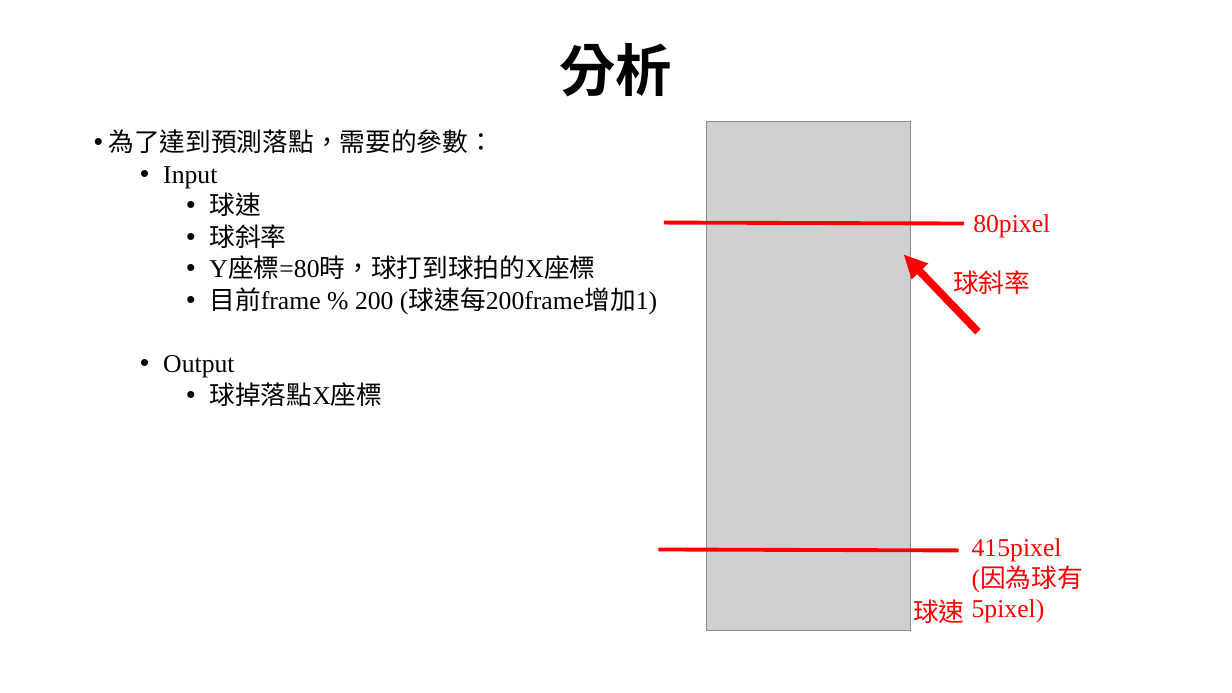
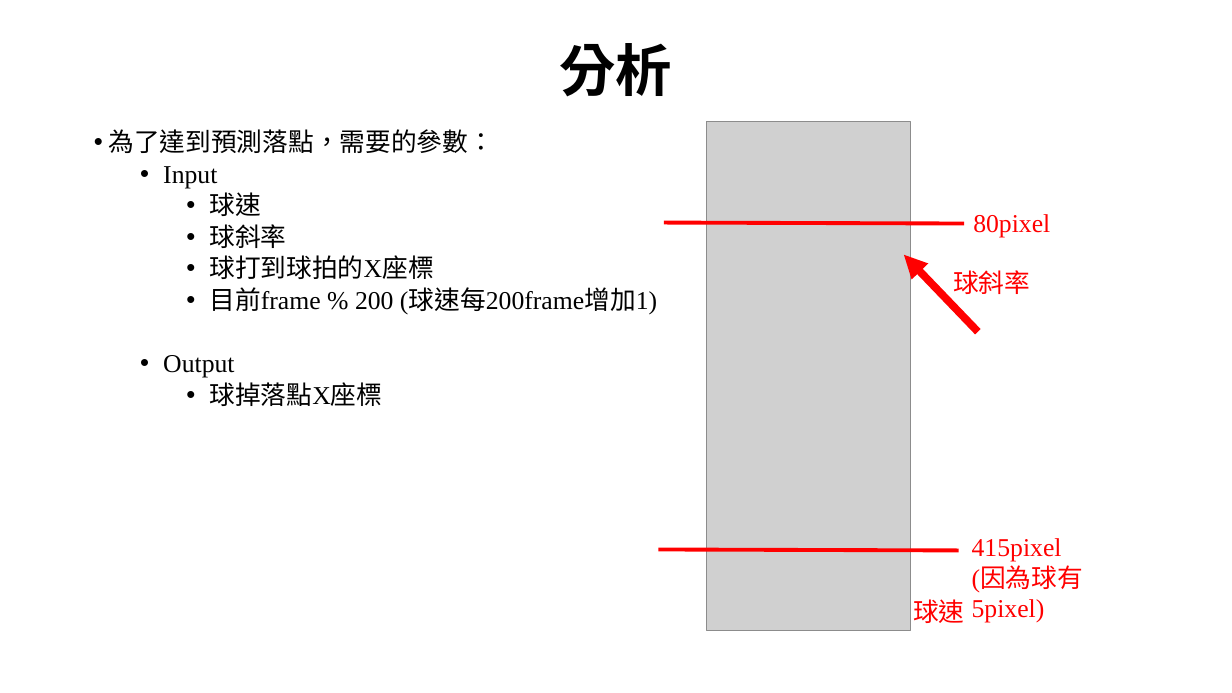
Before and after one commit to HsuTengHsiung/mechine-learning, a slide deck: slide 5 of HW7/機器學習-pingpong.pptx. Drawn at 1232x693 pixels with LibreOffice and Linux fonts; fonts in the diff are those of the drawing; grey boxes stand for pictures; background and template pictures are left out. Boxes give left, top, right and bottom in pixels: in the first picture for what was removed or moved away, otherwise in the second. Text is boxed around its words. In the diff, an @@ line names an element or a change of style, - is before the commit and + after.

Commit message:
HW7

```diff
--- a/HW7/機器學習-pingpong.pptx
+++ b/HW7/機器學習-pingpong.pptx
@@ text at box(209, 255, 433, 279): text changed @@
-    • Y座標=80時，球打到球拍的X座標
+    • 球打到球拍的X座標
```
